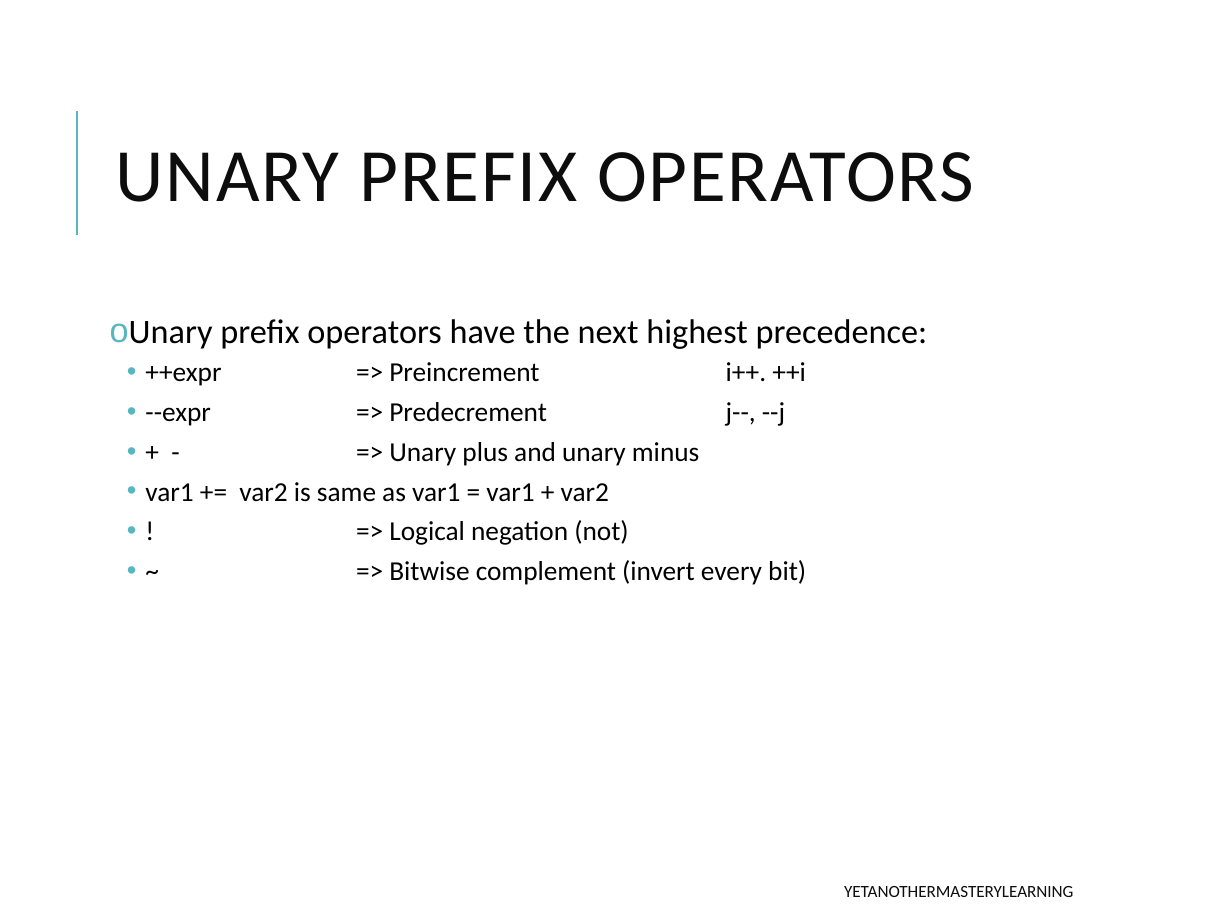
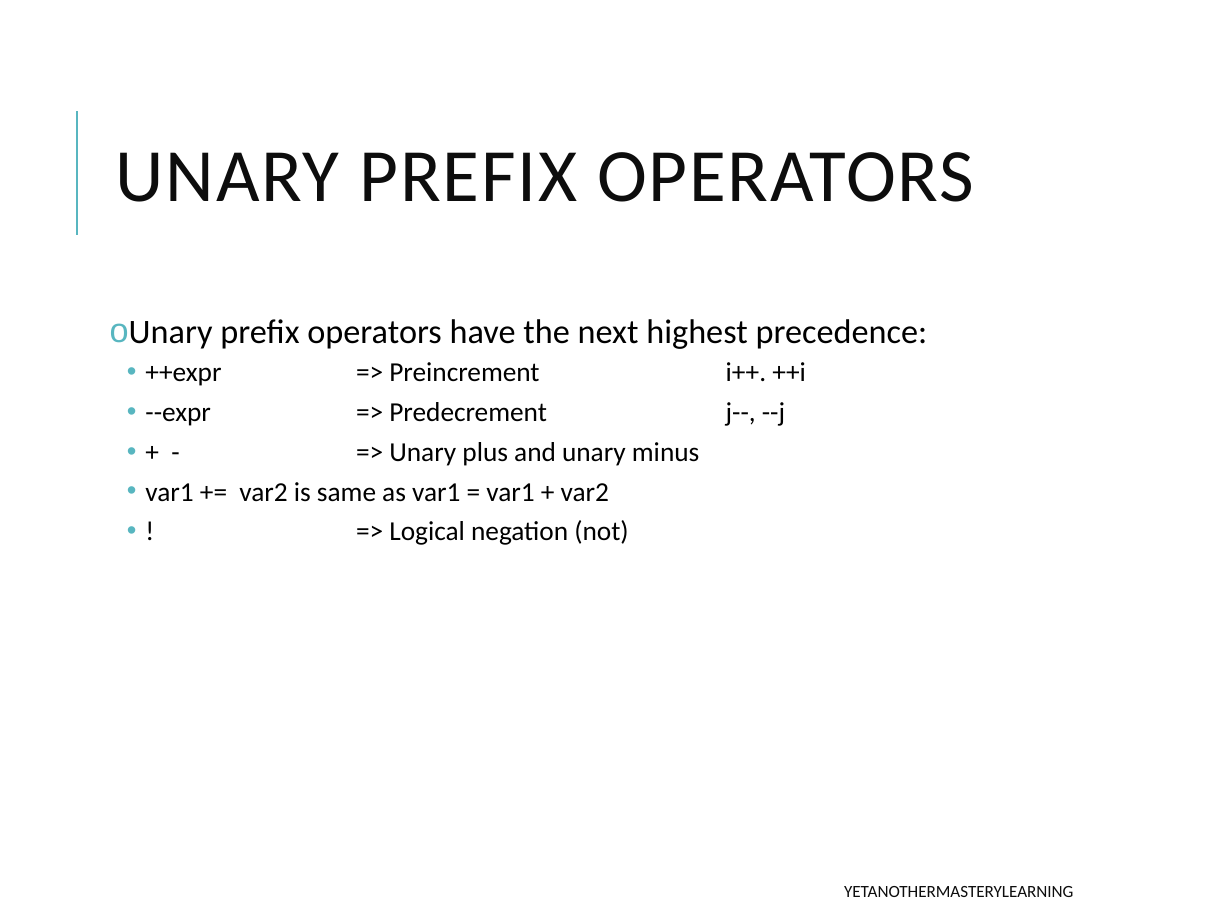
Before and after one commit to yetanothermasterylearning/Core-Java, a slide deck: slide 12 of Programming Basics/Presentation/Data types and Operators.pptx. Drawn at 1232x924 pixels with LibreOffice and Linux fonts; fonts in the diff are those of the drawing. Boxes give left, top, right and bottom in pixels: in the first picture for what was removed or moved away, otherwise in the second. Text is boxed around its words. In the diff, an @@ line names an element or a change of style, - is before the commit and + after.

```diff
--- a/Programming Basics/Presentation/Data types and Operators.pptx
+++ b/Programming Basics/Presentation/Data types and Operators.pptx
@@ text at (x1=389, y1=560, x2=806, y2=585): paragraph removed @@
-  • ~ => Bitwise complement (invert every bit)
```
Also in this commit, not shown: 17 other files.
